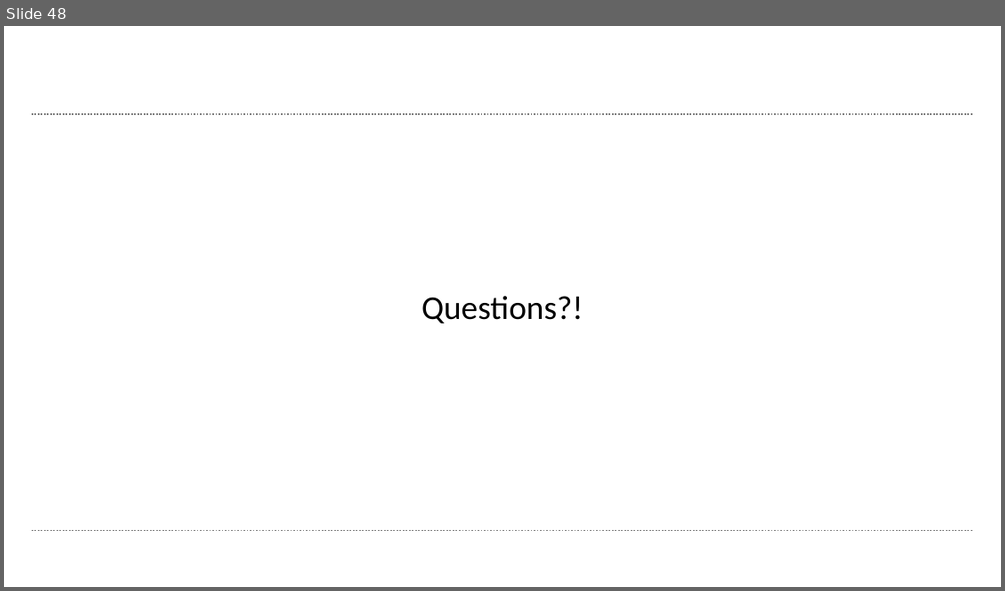
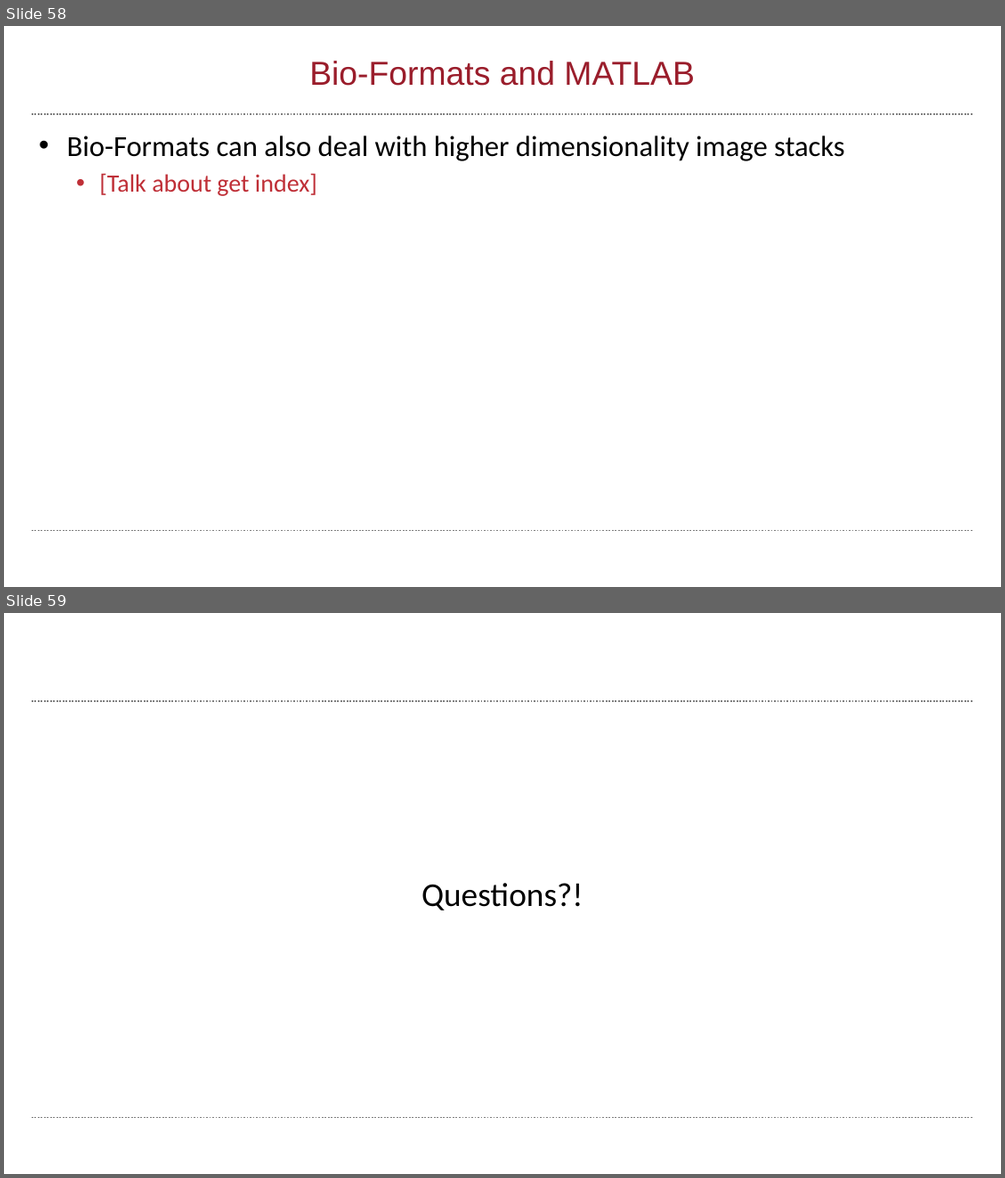
Before and after one commit to wbif-bristol/MATLAB-course, a slide deck: Session 3 - Advanced data structures/MATLAB Session 3.pptx. Shown one above the other, each under a label of ours: slide 48 before the commit, slides 58 and 59 after it. The pictures are 1005x591 and 1005x1178 pixels, drawn with LibreOffice and Linux fonts; fonts in the diff are those of the drawing; background and template pictures are left out. Boxes give left, top, right and bottom in pixels: in the first picture for what was removed or moved away, otherwise in the second. Text is boxed around its words. In the diff, an @@ line names an element or a change of style, - is before the commit and + after.

Commit message:
Added more on Bio-Formats

```diff
--- a/Session 3 - Advanced data structures/MATLAB Session 3.pptx
+++ b/Session 3 - Advanced data structures/MATLAB Session 3.pptx
@@ slide 58 added at [4,26,1001,587], background #FFFFFF; not listed: 2 template elements that a slide beside it also shows @@
@@ title added at [309,61,695,86], 32 pt, text #9A1D2B @@
+Bio-Formats and MATLAB
@@ text added at [67,135,845,196], 28 pt, text #000000 @@
+• Bio-Formats can also deal with higher dimensionality image stacks
+  • [Talk about get index]
@@ what was slide 48 is now slide 59 @@
```
Also in this commit, not shown: 1 slide changed, 12 other slides added, 2 slides removed, 7 other files.
